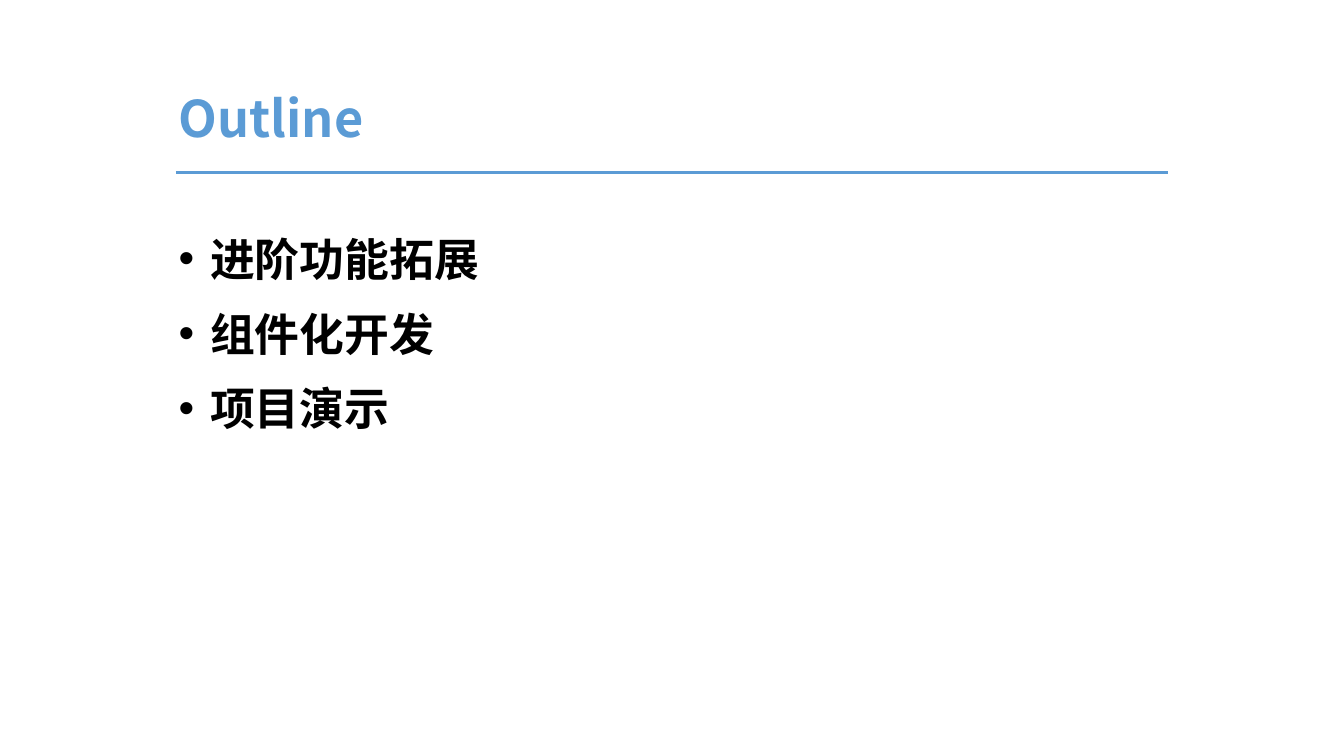
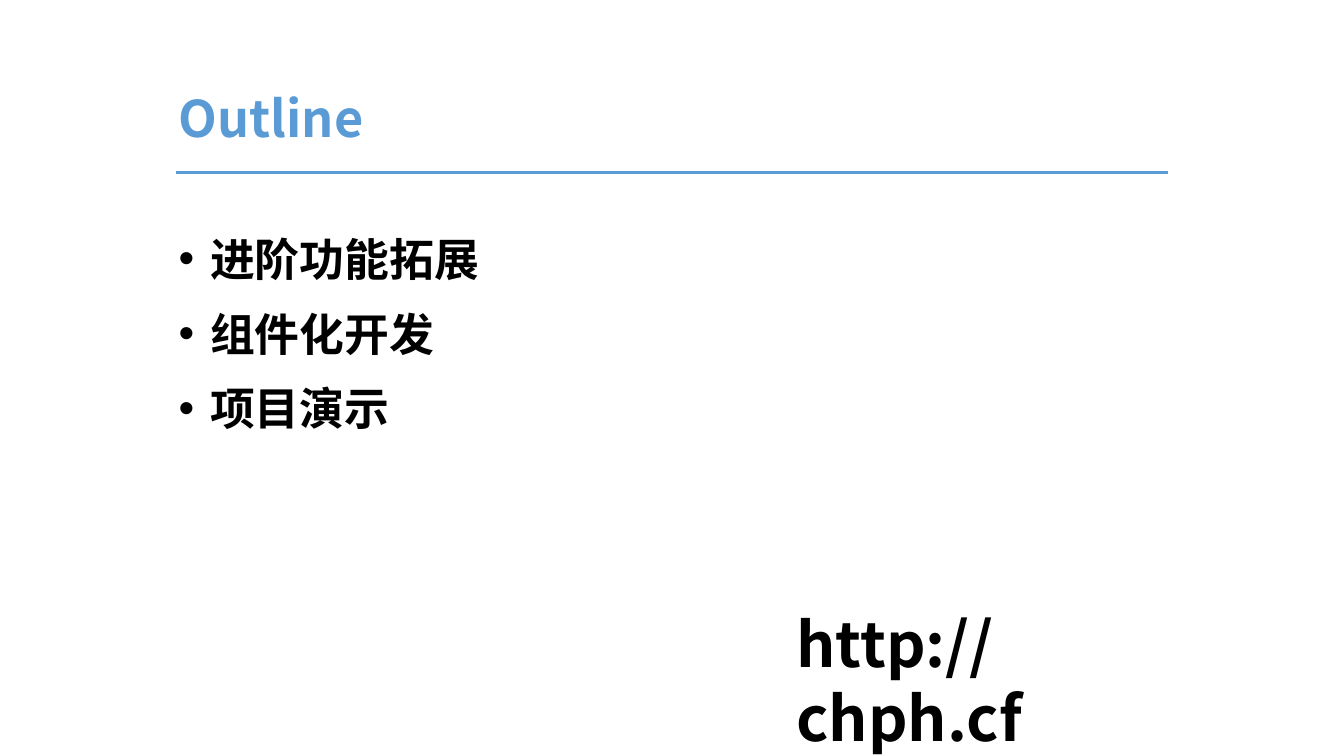
Before and after one commit to GStarP/CinemaManagementSystem, a slide deck: slide 2 of conference/大作业展示.pptx. Drawn at 1344x756 pixels with LibreOffice and Linux fonts; fonts in the diff are those of the drawing. Boxes give left, top, right and bottom in pixels: in the first picture for what was removed or moved away, otherwise in the second. Text is boxed around its words. In the diff, an @@ line names an element or a change of style, - is before the commit and + after.

```diff
--- a/conference/大作业展示.pptx
+++ b/conference/大作业展示.pptx
@@ text added at (796, 617, 1022, 755), 44 pt, text #000000, bold @@
+http://chph.cf
```
Also in this commit, not shown: 2 other slides changed, 1 slide added, 2 other files.
